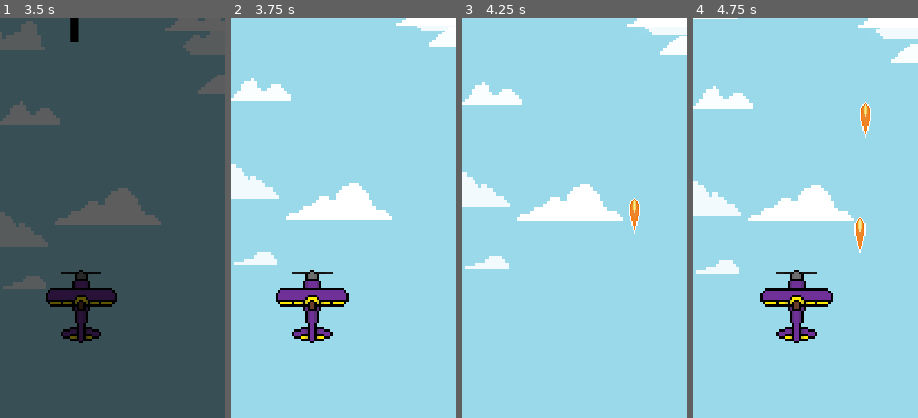
Above: before the commit, frames 1-4 (left to right).
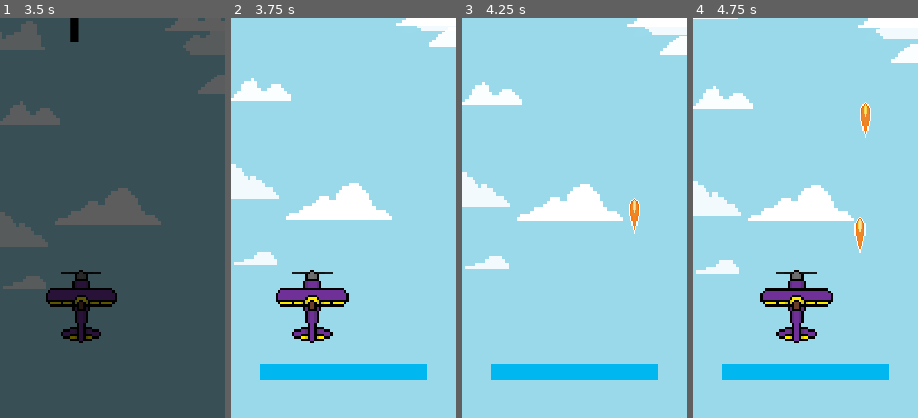
Above: after the commit, the same moments.

Repository: edmundyu2008/LeBombJames
Game: Godot game, scene res://UI/main_menu.tscn
Two runs of this game, one before a commit and one after it. Both use one fixed random seed, a clock stepped at 60 frames per second and the inputs below.
Inputs (mouse positions are % of the whole screen's width and height, from its top left):
- Up to frame 1 (3.5 s): click (28, 52) at 0.5 s; tap Enter (ui_accept) at 1.25, 1.52, 2.27 s; hold Right (ui_right) 1.28-2.03 s; hold Left (ui_left) 2.03-2.78 s; hold Right (ui_right) from 2.78 s (still down)
- Up to frame 2 (3.75 s): keep holding Right (ui_right)
- Up to frame 3 (4.25 s): keep holding Right (ui_right); tap Enter (ui_accept) at 3.77 s
- Up to frame 4 (4.75 s): release Right (ui_right) at 4.28 s; hold Left (ui_left) from 4.28 s (still down); tap Enter (ui_accept) at 4.52 s
The pictures show only the part of the screen within x 34-84%, y 50-100%; the shares and areas given below are measured in that part.

Frame 1 is identical in both runs. In frame 2, 3.0% of the frame differs, in the area x 12-88%, y 86-91%; in frame 3, 3.0%; in frame 4, 3.0%.

Commit message:
adada

Diff:
--- a/Life.gd
+++ /dev/null
@@ -1,8 +0,0 @@
-extends Control
-
-@export var game_stats: GameStats
-@export var player_health: int = 3
-var heart_size: int = 50
-
-func player_health_changed(new_player_health: float) -> void:
-	$Hearts.rect_min_size.x = new_player_health * heart_size
--- a/components/player_destroyed_component.gd
+++ b/components/player_destroyed_component.gd
@@ -2,11 +2,11 @@
 extends Node
 @export var actor: Node2D
 @export var player_health_component: PlayerHealthComponent
-
+@export var player_energy_component: PlayerEnergyComponent
 
 func _ready() -> void:
 	player_health_component.no_player_health.connect(destroy)
-
+	player_energy_component.no_player_energy.connect(destroy)
 
 func destroy() -> void:
 	actor.queue_free()
--- /dev/null
+++ b/components/player_energy.gd
@@ -0,0 +1,9 @@
+class_name PlayerEnergy
+extends Node
+
+@export var game_stats: GameStats
+
+@export var adjust_energy_amount = 1
+
+func adjust_player_energy(amount:int = adjust_energy_amount):
+	game_stats.player_energy -= amount
--- /dev/null
+++ b/components/player_energy_component.gd
@@ -0,0 +1,12 @@
+extends Node
+
+class_name PlayerEnergyComponent
+
+@export var player_energy: int = 3:
+	set(value):
+		player_energy = value
+		player_energy_changed.emit()
+		if player_energy == 0: no_player_energy.emit()
+
+signal player_energy_changed()
+signal no_player_energy()
--- a/components/stats_component.gd
+++ b/components/stats_component.gd
@@ -7,5 +7,13 @@
 		health_changed.emit()
 		if health == 0: no_health.emit()
 
+@export var energy: int = 1:
+	set(value):
+		energy = value
+		energy_changed.emit()
+		if energy == 0: no_energy.emit()
+
 signal health_changed()
 signal no_health()
+signal energy_changed()
+signal no_energy()
--- a/game_stats.gd
+++ b/game_stats.gd
@@ -14,5 +14,11 @@
 		player_health = value
 		player_health_changed.emit(player_health)
 
+@export var player_energy: int = 10:
+	set(value):
+		player_energy = value
+		player_energy_changed.emit(player_energy)
+
 signal score_changed(new_score)
 signal player_health_changed(new_player_health)
+signal player_energy_changed(new_player_energy)
--- a/game_stats.tres
+++ b/game_stats.tres
@@ -7,3 +7,4 @@
 score = 0
 highscore = 0
 player_health = 3
+player_energy = 10
--- a/main.gd
+++ b/main.gd
@@ -2,11 +2,13 @@
 
 @export var game_stats: GameStats
 
+@onready var energy_bar: = $EnergyBar
 @onready var hearts: TextureRect = $Hearts
 @onready var plane: Node2D = $Plane
 @onready var score_label: Label = $ScoreLabel
 
 var heart_size = 254
+var energy_bar_size = 20
 
 func _ready() -> void:
 	randomize()
@@ -14,6 +16,8 @@
 	game_stats.score_changed.connect(update_score_label)
 	update_health_points(game_stats.player_health)
 	game_stats.player_health_changed.connect(update_health_points)
+	update_energy_points(game_stats.player_energy)
+	game_stats.player_energy_changed.connect(update_energy_points)
 	plane.tree_exiting.connect(func():
 		await get_tree().create_timer(0.5).timeout
 		get_tree().change_scene_to_file("res://UI/you_died.tscn")
@@ -23,5 +27,8 @@
 func update_health_points(new_player_health: int) -> void:
 	$Hearts.size.x = new_player_health * heart_size
 
+func update_energy_points(new_player_energy: int) -> void:
+	$EnergyBar.size.x = new_player_energy * energy_bar_size
+
 func update_score_label(new_score: int) -> void:
 	score_label.text = "Score: " + str(new_score)
--- a/main.tscn
+++ b/main.tscn
@@ -1,10 +1,11 @@
-[gd_scene load_steps=9 format=3 uid="uid://sgq6lpm8oo6y"]
+[gd_scene load_steps=10 format=3 uid="uid://sgq6lpm8oo6y"]
 
 [ext_resource type="Script" path="res://main.gd" id="1_0qyg6"]
 [ext_resource type="PackedScene" uid="uid://cltw1jastd5q3" path="res://player_plane/plane.tscn" id="2_31cqr"]
 [ext_resource type="Resource" uid="uid://crfoy43it46ev" path="res://game_stats.tres" id="2_yk8ov"]
 [ext_resource type="PackedScene" uid="uid://cvw4ajho6rrms" path="res://UI/sky_background.tscn" id="3_8bceq"]
 [ext_resource type="PackedScene" uid="uid://cay4vl7nga5bg" path="res://opps/opp_generator.tscn" id="3_jg6w0"]
+[ext_resource type="Texture2D" uid="uid://chbdtjxj6cxg7" path="res://energy_bar.png" id="6_t1jd2"]
 [ext_resource type="FontFile" uid="uid://jl34hxvwvjwv" path="res://kenney_mini_square.ttf" id="6_v323r"]
 [ext_resource type="PackedScene" uid="uid://dbc6wuup05crm" path="res://UI/pause_menu.tscn" id="7_45hcr"]
 [ext_resource type="Texture2D" uid="uid://c7x5ngkq4h40s" path="res://pixelheart.png" id="9_6brik"]
@@ -40,6 +41,19 @@
 expand_mode = 1
 stretch_mode = 1
 
+[node name="EnergyBar" type="TextureRect" parent="."]
+anchors_preset = 2
+anchor_top = 1.0
+anchor_bottom = 1.0
+offset_left = 216.0
+offset_top = 895.0
+offset_right = 236.0
+offset_bottom = 915.0
+grow_vertical = 0
+texture = ExtResource("6_t1jd2")
+expand_mode = 1
+stretch_mode = 1
+
 [node name="Plane" parent="." instance=ExtResource("2_31cqr")]
 position = Vector2(280, 829)
 
--- a/player_plane/PlayerStatsComponent.gd
+++ b/player_plane/PlayerStatsComponent.gd
@@ -6,5 +6,14 @@
 		player_health_changed.emit(player_health_changed)
 		if player_health == 0: player_no_health.emit()
 
+@export var player_energy: int = 10:
+	set(value):
+		energy = value
+		player_energy_changed.emit(player_energy_changed)
+		if player_energy == 0: player_no_energy.emit()
+
+
 signal player_health_changed(new_health)
 signal player_no_health()
+signal player_energy_changed(new_energy)
+signal player_no_energy()
--- /dev/null
+++ b/player_plane/energy_timer.gd
@@ -0,0 +1,3 @@
+extends Node2D
+
+@export var game_stats: GameStats
--- /dev/null
+++ b/player_plane/energy_timer.tscn
@@ -0,0 +1,8 @@
+[gd_scene load_steps=2 format=3 uid="uid://cccu4jkq6vwm6"]
+
+[ext_resource type="Script" path="res://player_plane/energy_timer.gd" id="1_pw6n8"]
+
+[node name="EnergyTimer" type="Node2D"]
+script = ExtResource("1_pw6n8")
+
+[node name="EnergyLossTimer" type="Timer" parent="."]
--- a/player_plane/plane.gd
+++ b/player_plane/plane.gd
@@ -7,6 +7,8 @@
 @onready var player_health: PlayerHealth = $PlayerHealth as PlayerHealth
 @onready var player_hurt_component: PlayerHurtComponent = $PlayerHurtComponent as PlayerHurtComponent
 @onready var player_destroyed_component: PlayerDestroyedComponent = $PlayerDestroyedComponent as PlayerDestroyedComponent
+@onready var player_energy: PlayerEnergy = $PlayerEnergy as PlayerEnergy
+@onready var player_energy_component: PlayerEnergyComponent = $PlayerEnergyComponent as PlayerEnergyComponent
 
 
 func _ready():
@@ -14,6 +16,9 @@
 	player_health_component.player_health_changed.connect(func():
 		player_health.adjust_player_health()
 )
+	player_energy_component.player_energy_changed.connect(func():
+		player_energy.adjust_player_energy()
+)
 
 func fire_lasers() -> void:
 	spawner_component.spawn(muzzle.global_position)
--- a/player_plane/plane.tscn
+++ b/player_plane/plane.tscn
@@ -14,6 +14,8 @@
 [ext_resource type="Script" path="res://components/player_destroyed_component.gd" id="12_popir"]
 [ext_resource type="Script" path="res://components/player_health.gd" id="13_gr61j"]
 [ext_resource type="Resource" uid="uid://crfoy43it46ev" path="res://game_stats.tres" id="14_imwu1"]
+[ext_resource type="Script" path="res://components/player_energy_component.gd" id="15_r47fi"]
+[ext_resource type="Script" path="res://components/player_energy.gd" id="16_5f4ql"]
 
 [sub_resource type="SpriteFrames" id="SpriteFrames_87lq6"]
 animations = [{
@@ -29,10 +31,11 @@
 [node name="Plane" type="Node2D"]
 script = ExtResource("1_yi7cu")
 
-[node name="PlayerDestroyedComponent" type="Node" parent="." node_paths=PackedStringArray("actor", "player_health_component")]
+[node name="PlayerDestroyedComponent" type="Node" parent="." node_paths=PackedStringArray("actor", "player_health_component", "player_energy_component")]
 script = ExtResource("12_popir")
 actor = NodePath("..")
 player_health_component = NodePath("../PlayerHealthComponent")
+player_energy_component = NodePath("../PlayerEnergyComponent")
 
 [node name="PlayerHealthComponent" type="Node" parent="."]
 script = ExtResource("12_bmr8r")
@@ -84,3 +87,11 @@
 [node name="PlayerHealth" type="Node" parent="."]
 script = ExtResource("13_gr61j")
 game_stats = ExtResource("14_imwu1")
+
+[node name="PlayerEnergyComponent" type="Node" parent="."]
+script = ExtResource("15_r47fi")
+player_energy = 10
+
+[node name="PlayerEnergy" type="Node" parent="."]
+script = ExtResource("16_5f4ql")
+game_stats = ExtResource("14_imwu1")
--- a/player_plane/playerenergybar.tscn
+++ /dev/null
@@ -1,80 +0,0 @@
-[gd_scene load_steps=6 format=3 uid="uid://c0ap7bfgjphxk"]
-
-[sub_resource type="StyleBoxEmpty" id="StyleBoxEmpty_mjbp0"]
-
-[sub_resource type="StyleBoxFlat" id="StyleBoxFlat_5dkot"]
-bg_color = Color(0, 0.788235, 0.968627, 1)
-
-[sub_resource type="GDScript" id="GDScript_83qgt"]
-script/source = "extends ProgressBar
-
-@onready var player_energy_lost_bar = $PlayerEnergyLostBar
-@onready var timer = $Timer
-
-var energy = 0 : set = _set_energy
-
-func _set_energy(new_energy):
-	var prev_energy = energy
-	energy = min(max_value, new_energy)
-	value = energy
-
-	if energy <= 0:
-		queue_free
-
-	if energy < prev_energy:
-		timer.start()
-
-	else:
-		player_energy_lost_bar.value = energy
-
-func init_energy(_energy):
-	max_value = _energy
-	energy = _energy
-	value = energy
-	player_energy_lost_bar.max_value = energy
-	player_energy_lost_bar.value = energy
-
-func _on_timer_timeout():
-	player_energy_lost_bar.value = energy
-"
-
-[sub_resource type="StyleBoxFlat" id="StyleBoxFlat_l0xtt"]
-bg_color = Color(0.228511, 0.228511, 0.228511, 1)
-expand_margin_left = 1.0
-expand_margin_top = 1.0
-expand_margin_right = 1.0
-expand_margin_bottom = 1.0
-shadow_color = Color(0, 0, 0, 0.254902)
-shadow_offset = Vector2(2.08165e-12, 1)
-
-[sub_resource type="StyleBoxFlat" id="StyleBoxFlat_33b6s"]
-bg_color = Color(0.835294, 0.992157, 1, 1)
-
-[node name="PlayerEnergyBar" type="ProgressBar"]
-z_index = 1
-offset_right = 100.0
-offset_bottom = 4.0
-theme_override_styles/background = SubResource("StyleBoxEmpty_mjbp0")
-theme_override_styles/fill = SubResource("StyleBoxFlat_5dkot")
-value = 50.0
-show_percentage = false
-script = SubResource("GDScript_83qgt")
-
-[node name="PlayerEnergyLostBar" type="ProgressBar" parent="."]
-z_index = -1
-layout_mode = 1
-anchors_preset = 15
-anchor_right = 1.0
-anchor_bottom = 1.0
-grow_horizontal = 2
-grow_vertical = 2
-theme_override_styles/background = SubResource("StyleBoxFlat_l0xtt")
-theme_override_styles/fill = SubResource("StyleBoxFlat_33b6s")
-value = 70.0
-show_percentage = false
-
-[node name="Timer" type="Timer" parent="."]
-wait_time = 0.2
-one_shot = true
-
-[connection signal="timeout" from="Timer" to="." method="_on_timer_timeout"]
Binary file added: energy_bar.png
Not shown, added: energy_bar.png.import
Not shown: 1 places in player_plane/plane.tscn that only renumber resources
